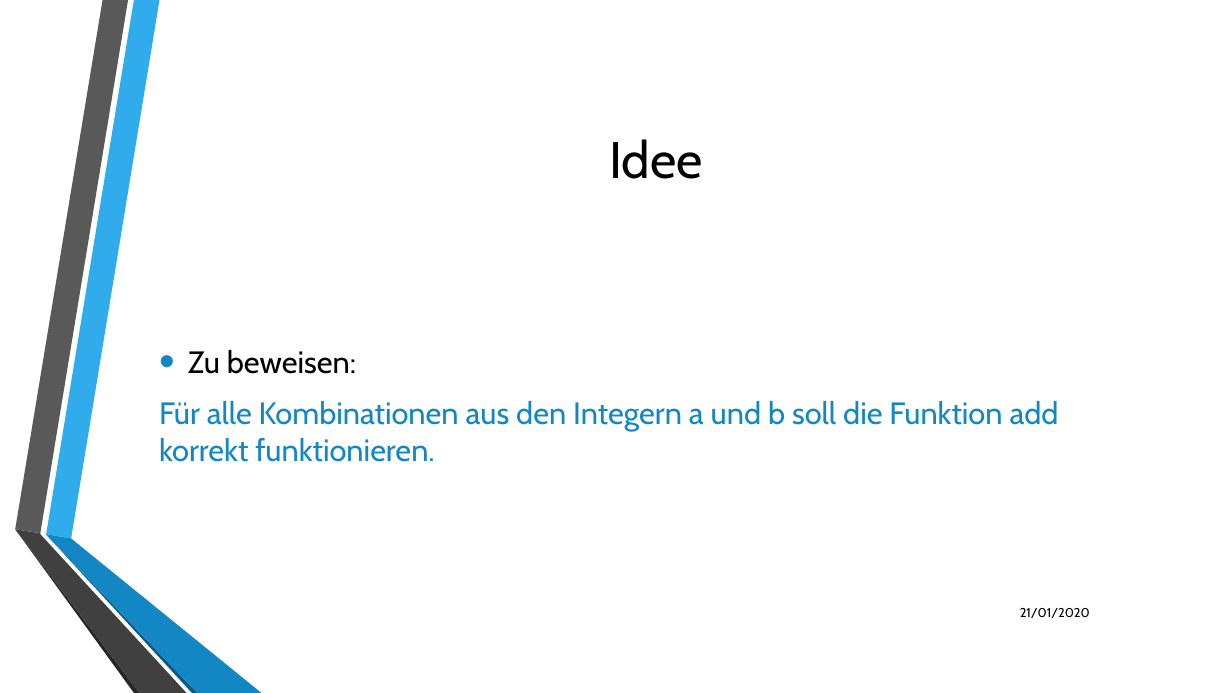
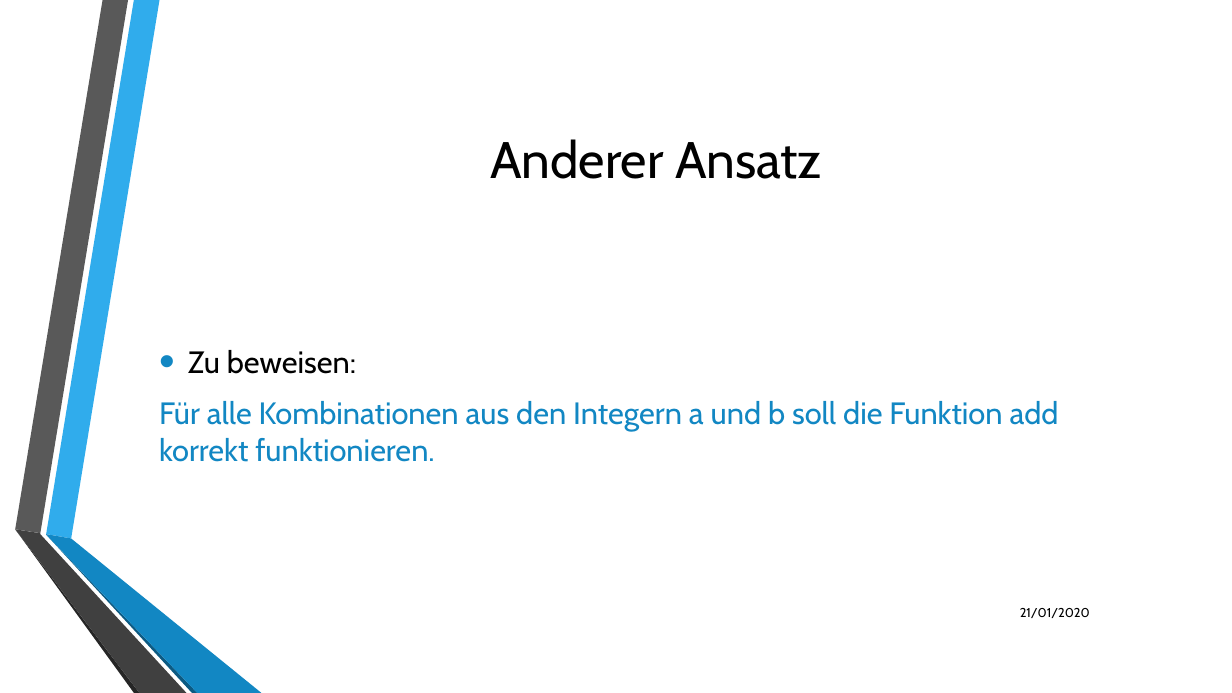
Before and after one commit to LukasKiederle/seminar-coq, a slide deck: slide 6 of final-presentation.odp. Drawn at 1232x693 pixels with LibreOffice and Linux fonts; fonts in the diff are those of the drawing; background and template pictures are left out. Boxes give left, top, right and bottom in pixels: in the first picture for what was removed or moved away, otherwise in the second. Text is boxed around its words. In the diff, an @@ line names an element or a change of style, - is before the commit and + after.

```diff
--- a/final-presentation.odp
+++ b/final-presentation.odp
@@ text at (490, 139, 822, 179): text changed @@
-Idee
+Anderer Ansatz
```
Also in this commit, not shown: 5 other slides changed, 1 slide added.
